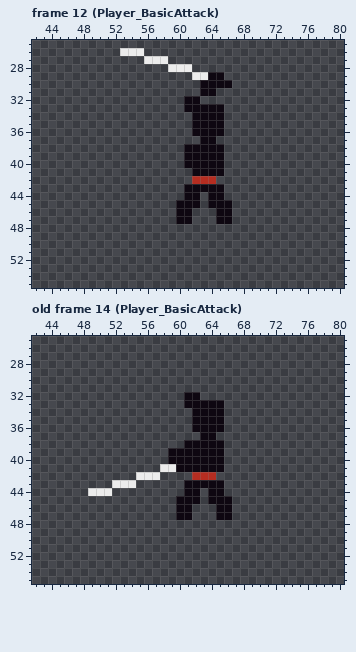
Two states of a pixel-art file, Assets/Player/T_Player.aseprite. That is the earlier state.
128x64 pixels, 14 frames. Shown: frame 12 (Player_BasicAttack): x 42..80, y 25..55; old frame 14 (Player_BasicAttack): x 42..80, y 25..55. The commit also changed other frames, which this record leaves out.
The same view after the edit:
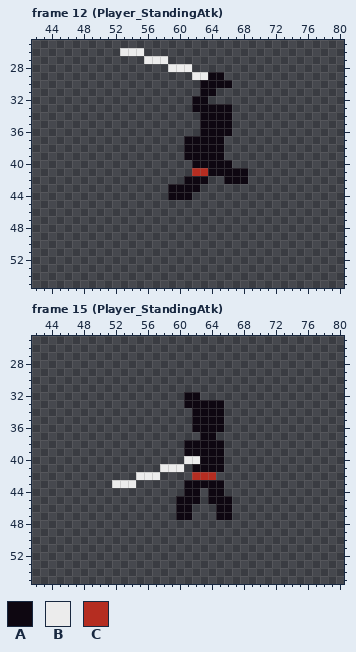
Palette (. is transparent): A #0e0711  B #ececec  C #b52d21
A new or re-ordered frame is compared with the old frame closest to it.
From the commit log: Player attack dash
Diff:
frames 14 -> 16
Frame 12 (Player_StandingAtk), layers "Head", "Legs", "Torso":
y 32: x 61 A -> .; x 63 . -> A
y 33: x 61 A -> .; x 66 . -> A
y 34..36: x 62 A -> .; x 66 . -> A
y 37: x 61..62 .. -> AA; x 65 . -> A
y 40: x 61 A -> .; x 66 . -> A
y 41: x 62..63 AA -> CC; x 66..68 ... -> AAA
y 42: x 61..64 .CCC -> AAA.; x 66..68 ... -> AAA
y 43: x 59..60 .. -> AA; x 63..65 AAA -> ...
y 44: x 59..60 .. -> AA; x 62 A -> .; x 64..65 AA -> ..
y 45: x 60..62 AAA -> ...; x 64..66 AAA -> ...
y 46..47: x 60..61 AA -> ..; x 65..66 AA -> ..
Frame 15 (Player_StandingAtk) is new; against old frame 14 (Player_BasicAttack), layer "Grip":
y 39: x 59..60 AA -> ..
y 40: x 59..62 AAAA -> ..BB
y 41: x 60..61 AA -> B.
y 44: x 49..51 BBB -> ...
